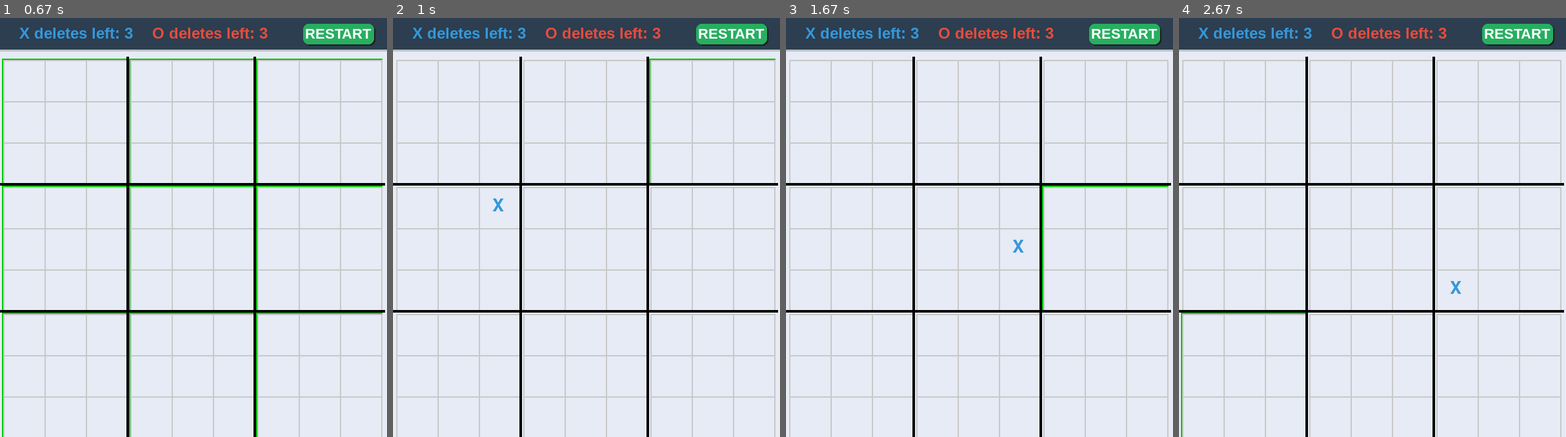
Above: before the commit, frames 1-4 (left to right).
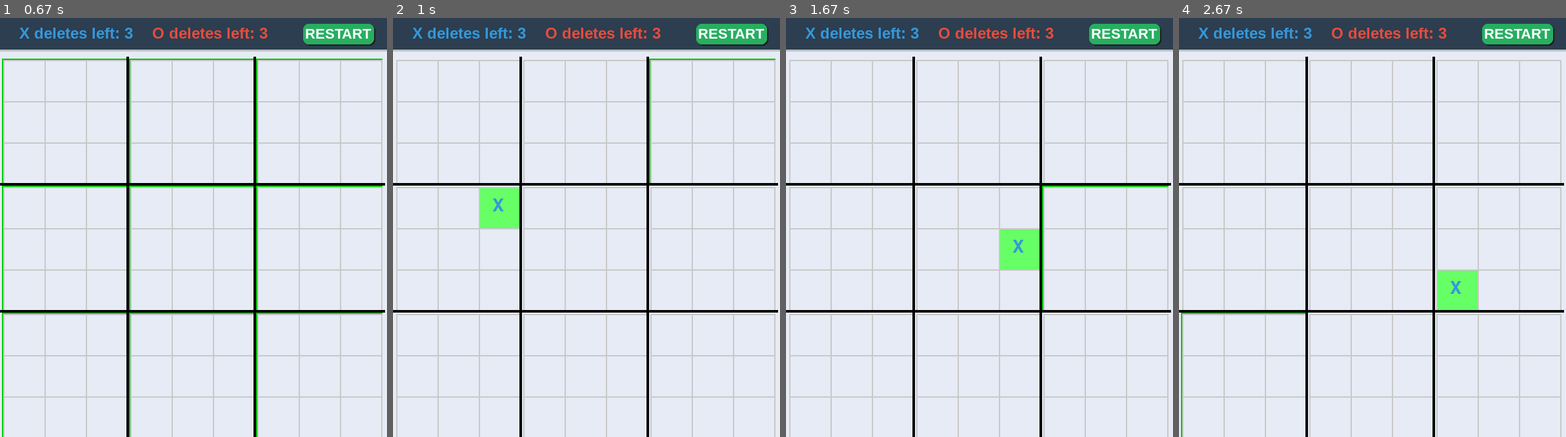
Above: after the commit, the same moments.

Repository: roeerozenstein/RinaProject
Game: pygame game, started from main.py
The game is run twice, just before and just after one commit, with the same random seed, the same clock (stepped at 60 frames per second) and the same inputs.
Inputs (mouse positions are in pixels of both pictures, inside the frame that each line leads up to):
- Up to frame 1 (0.67 s): click (178, 244) at 0.38 s
- Up to frame 2 (1 s): click (493, 231) at 0.72 s
- Up to frame 3 (1.67 s): click "RESTART" at 1.05 s; click (1025, 265) at 1.38 s
- Up to frame 4 (2.67 s): click "RESTART" at 2.22 s; click (1473, 294) at 2.55 s

Frame 1 is identical in both runs. In frame 2, 0.9% of the frame differs, in the area x 22-33%, y 40-51%; in frame 3, 0.9%; in frame 4, 0.9%.

Commit message:
first commit

Diff:
--- a/board.py
+++ b/board.py
@@ -78,6 +78,7 @@
         self.small_boards = [[SmallBoard(r, c) for c in range(3)] for r in range(3)]
         self.winner = None
         self.active_board = None
+        self.last_move = None  # (r, c, i, j)
 
 
     def check_winner(self):
@@ -107,6 +108,11 @@
                 by = r * 3 * CELL_SIZE + (r + 1) * PADDING + offset_y
                 if self.active_board is None or self.active_board == (r, c):
                     pygame.draw.rect(surface, (0, 200, 0), (bx - 2, by - 2, 3 * CELL_SIZE + 4, 3 * CELL_SIZE + 4), 2)
+                # הדגשת המהלך האחרון
+                if self.last_move and (r, c) == (self.last_move[0], self.last_move[1]):
+                    i, j = self.last_move[2], self.last_move[3]
+                    cell_rect = (bx + j * CELL_SIZE, by + i * CELL_SIZE, CELL_SIZE, CELL_SIZE)
+                    pygame.draw.rect(surface, (102, 255, 102), cell_rect)
                 self.small_boards[r][c].draw(surface, bx, by)
         for i in range(1, 3):
             pygame.draw.line(surface, BLACK,
@@ -146,6 +152,7 @@
                         next_r, next_c = self.active_board
                         if self.small_boards[next_r][next_c].winner is not None or self.is_board_full(next_r, next_c):
                             self.active_board = None
+                    self.last_move = (r, c, cell_y, cell_x)
                     return True
         return False
 
@@ -169,5 +176,6 @@
                         self.active_board = (cell_y, cell_x)
                         if self.small_boards[cell_y][cell_x].winner is not None or self.is_board_full(cell_y, cell_x):
                             self.active_board = None
+                        self.last_move = (r, c, cell_y, cell_x)
                         return True
         return False
--- a/main.py
+++ b/main.py
@@ -1,6 +1,6 @@
 import pygame
 from config import SCREEN_WIDTH, SCREEN_HEIGHT, FPS
-from board import BigBoard
+from board import BigBoard, CELL_SIZE, PADDING
 from ai import AIPlayer
 ai = AIPlayer('O', max_depth = 4)
 
@@ -18,11 +18,6 @@
 clock = pygame.time.Clock()
 
 reset_game()
-
-
-big_board = BigBoard()
-current_player = 'X'
-deletes_left = {'X': 3, 'O': 3}
 
 
 def show_start_screen():
@@ -147,12 +142,31 @@
                 if event.button == 1:  # לחיצה רגילה - משחק רגיל
                     played = big_board.handle_click(adj_pos, current_player)
                     if played:
+                        # עדכן מהלך אחרון
+                        for r in range(3):
+                            for c in range(3):
+                                offset_x = c * 3 * CELL_SIZE + (c + 1) * PADDING
+                                offset_y = r * 3 * CELL_SIZE + (r + 1) * PADDING
+                                cell_x = (adj_pos[0] - offset_x) // CELL_SIZE
+                                cell_y = (adj_pos[1] - offset_y) // CELL_SIZE
+                                if 0 <= cell_x < 3 and 0 <= cell_y < 3:
+                                    if big_board.small_boards[r][c].grid[cell_y][cell_x] == current_player:
+                                        big_board.last_move = (r, c, cell_y, cell_x)
                         current_player = 'O' if current_player == 'X' else 'X'
 
                 elif event.button == 3:  # כפתור ימני - ניסיון למחוק סמל
                     if deletes_left[current_player] > 0:
                         deleted = big_board.handle_delete(adj_pos, current_player)
                         if deleted:
+                            # עדכן מהלך אחרון
+                            for r in range(3):
+                                for c in range(3):
+                                    offset_x = c * 3 * CELL_SIZE + (c + 1) * PADDING
+                                    offset_y = r * 3 * CELL_SIZE + (r + 1) * PADDING
+                                    cell_x = (adj_pos[0] - offset_x) // CELL_SIZE
+                                    cell_y = (adj_pos[1] - offset_y) // CELL_SIZE
+                                    if 0 <= cell_x < 3 and 0 <= cell_y < 3:
+                                        big_board.last_move = (r, c, cell_y, cell_x)
                             deletes_left[current_player] -= 1
                             current_player = 'O' if current_player == 'X' else 'X'
 
@@ -168,6 +182,7 @@
                         big_board.active_board = (i, j)
                         if big_board.small_boards[i][j].winner:
                             big_board.active_board = None
+                        big_board.last_move = (r, c, i, j)
                         current_player = 'X'
                         pygame.time.set_timer(pygame.USEREVENT, 0)
                     elif action == 'delete' and sb.grid[i][j] == 'X' and deletes_left['O'] > 0:
@@ -177,6 +192,7 @@
                         big_board.active_board = (i, j)
                         if big_board.small_boards[i][j].winner:
                             big_board.active_board = None
+                        big_board.last_move = (r, c, i, j)
                         deletes_left['O'] -= 1
                         current_player = 'X'
                         pygame.time.set_timer(pygame.USEREVENT, 0)
